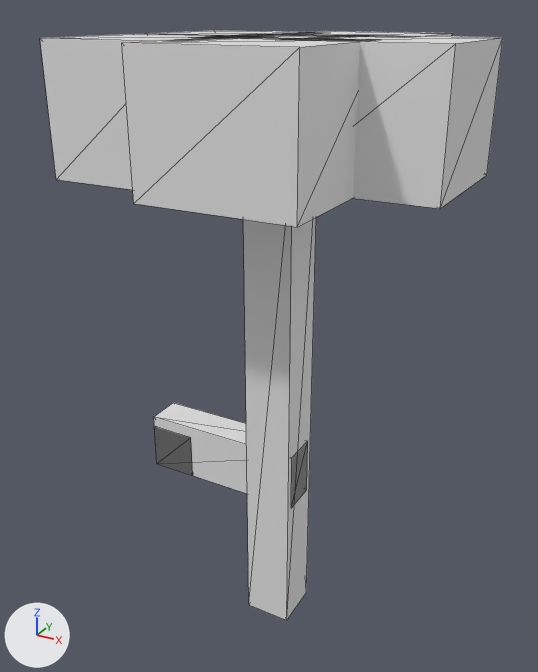
An edit to the glTF model assets/models/flower_blue.gltf, drawn before and after from the same camera.
One viewpoint serves both versions: a 50 mm camera at (0.254, -0.48, 0.507) aimed at (-0.01, 0.001, 0.267). The lights are fixed; the arrows at lower left show +X, +Y and +Z. The first picture is the older version. Mesh edges are drawn as thin lines. Vertices at exactly the same position are counted once.

In view in the first picture: 'flower_blue'.
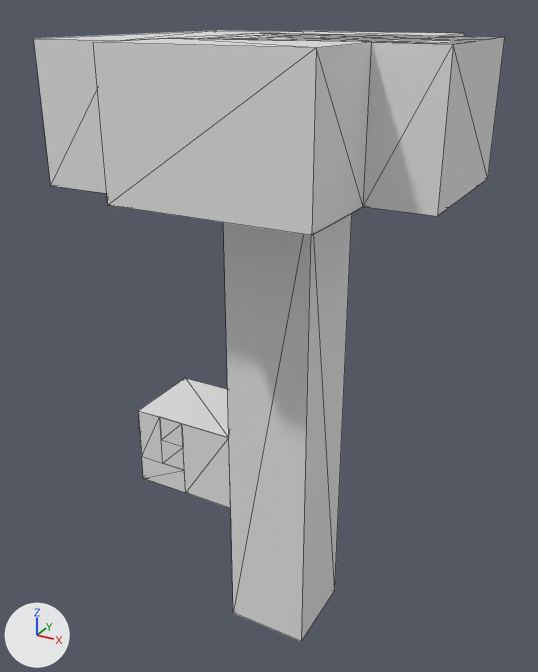
What differs and where, as boxes (x1, y1, x2, y2) in the pictures (538 x 672 px):
'flower_blue', reshaped
    before: (40, 31, 503, 620)
    after: (34, 30, 505, 641)
part 1 of me_flower_blue, added
    after: (34, 30, 505, 641)
part 2 of me_flower_blue, built on
    before: (40, 31, 503, 620)

The change, as a list of edits to the scene's bpy script:
```text
Change me_flower_blue:
    used by ob_flower_blue; location = (0.0, 0.0, 0.0)
    remove me_flower_blue.from_pydata(...)  # 70 vertices, 108 faces; spans x -0.12..0.135, y -0.131..0.131, z 0.0..0.49
    add me_flower_blue.from_pydata(...)  # 171 vertices, 230 faces; spans x -0.12..0.135, y -0.131..0.131, z 0.0..0.49
    me_flower_blue part 1: a new loose piece of 95 vertices spanning x -0.12..0.135, y -0.131..0.131, z 0.0..0.49
    me_flower_blue part 2: the whole mesh is rebuilt
    other edits to the shape of me_flower_blue do not show in these pictures
```
